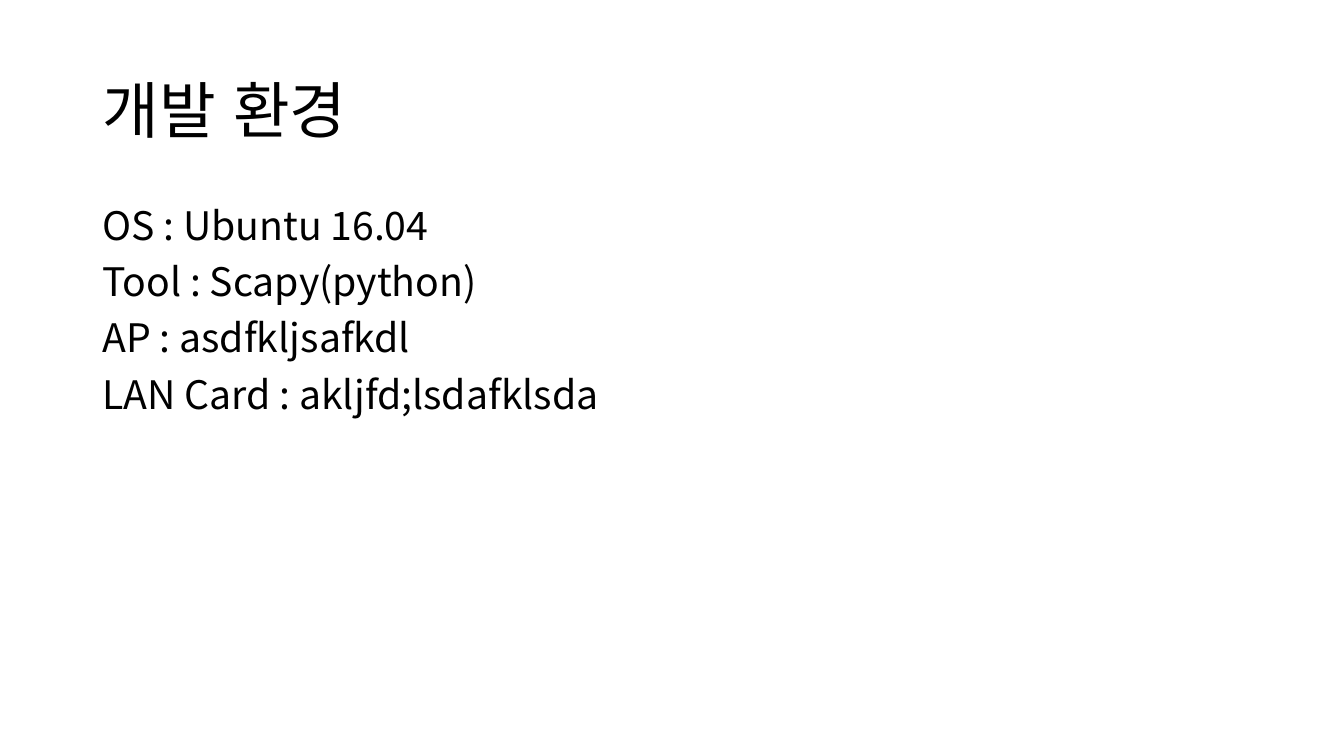
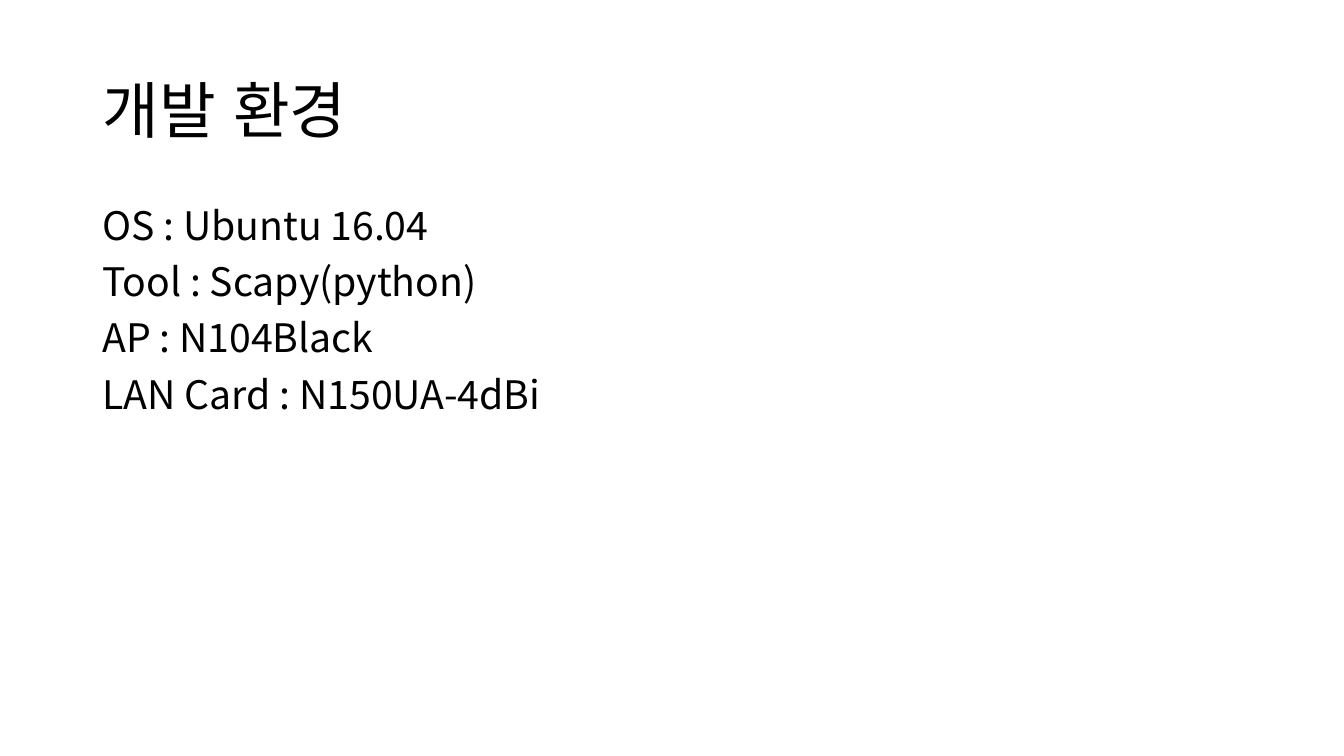
Before and after one commit to gunwooKim-Korea/network-fuzzer, a slide deck: slide 2 of networkfuzzer/Network fuzzer.pptx. Drawn at 1344x756 pixels with LibreOffice and Linux fonts; fonts in the diff are those of the drawing. Boxes give left, top, right and bottom in pixels: in the first picture for what was removed or moved away, otherwise in the second. Text is boxed around its words. In the diff, an @@ line names an element or a change of style, - is before the commit and + after.

```diff
--- a/networkfuzzer/Network fuzzer.pptx
+++ b/networkfuzzer/Network fuzzer.pptx
@@ text at (102, 320, 540, 410): text changed @@
-AP : asdfkljsafkdl
-LAN Card : akljfd;lsdafklsda
+AP : N104Black
+LAN Card : N150UA-4dBi
```
Also in this commit, not shown: 4 slides added.
